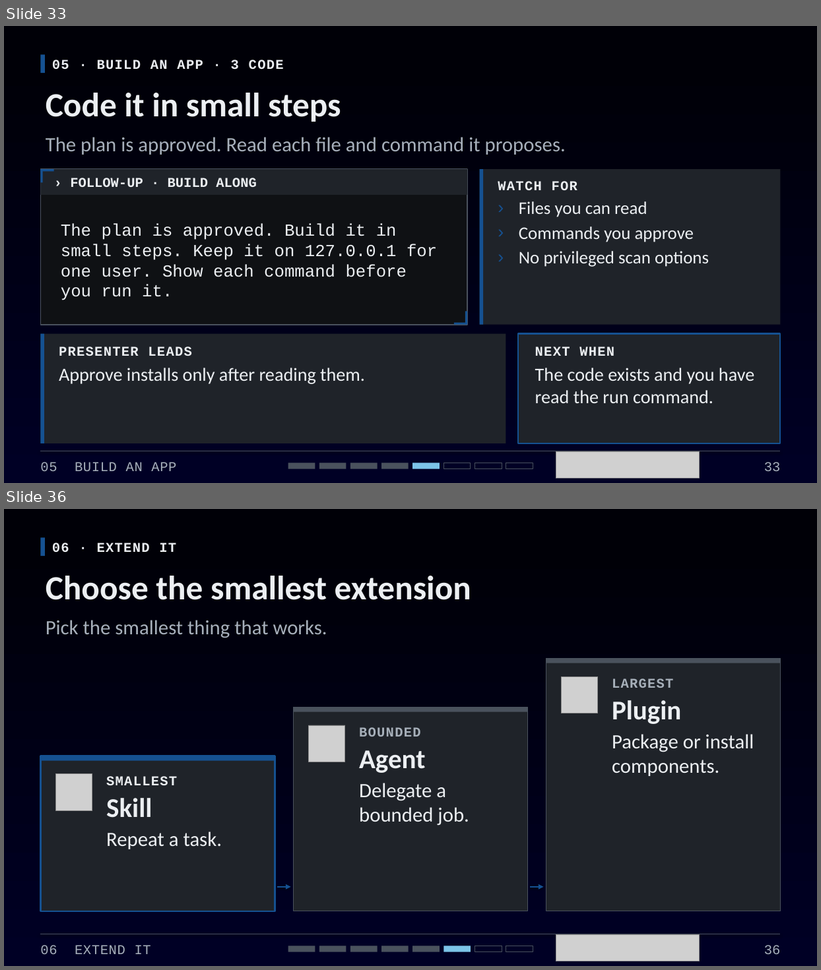
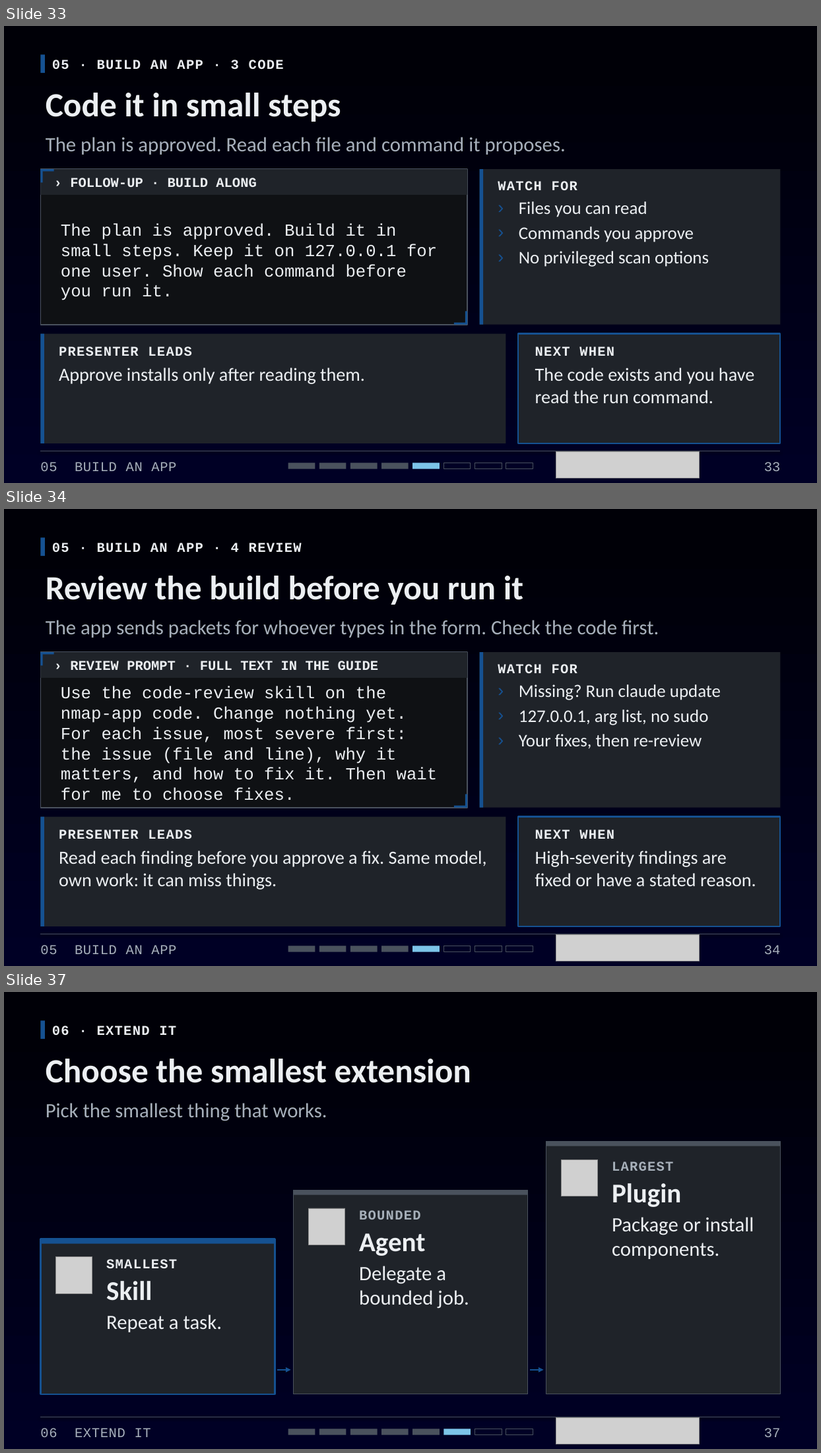
Before and after one commit to OCDEkr/Cite-Talk-2026, a slide deck: CITE-2026-AI-Cybersecurity-Workshop.pptx. Shown one above the other, each under a label of ours: slides 33 and 36 before the commit, slides 33, 34 and 37 after it; the slides between them are not shown. The pictures are 821x970 and 821x1453 pixels, drawn with LibreOffice and Linux fonts; fonts in the diff are those of the drawing; grey boxes stand for pictures. Boxes give left, top, right and bottom in pixels: in the first picture for what was removed or moved away, otherwise in the second. Text is boxed around its words. In the diff, an @@ line names an element or a change of style, - is before the commit and + after.

```diff
--- a/CITE-2026-AI-Cybersecurity-Workshop.pptx
+++ b/CITE-2026-AI-Cybersecurity-Workshop.pptx
@@ slide 34 added at [4,509,817,966], background gradient #000007 to #000025; not listed: 2 template elements that a slide beside it also shows @@
@@ text added at [52,543,302,553], 16 pt, text #ECEFF2, bold @@
+05 · BUILD AN APP · 4 REVIEW
@@ title added at [46,576,523,605], 40 pt, text #ECEFF2, bold @@
+Review the build before you run it
@@ text added at [46,620,659,638], 24 pt, text #A7B0BA @@
+The app sends packets for whoever types in the form. Check the code first.
@@ rectangle added at [40,652,467,808], fill #0F1114, outline #4A525D 1.25 pt @@
@@ rectangle added at [40,652,467,678], fill #1F2329 @@
@@ rectangle added at [40,652,54,655], fill #155191 @@
@@ rectangle added at [40,652,43,666], fill #155191 @@
@@ text added at [70,661,378,670], 16 pt, text #ECEFF2, bold @@
+› REVIEW PROMPT · FULL TEXT IN THE GUIDE
@@ rectangle added at [480,652,781,808], fill #1F2329 @@
@@ rectangle added at [480,652,483,808], fill #155191 @@
@@ text added at [498,664,721,749], 21 pt, text #ECEFF2 @@
+WATCH FOR
+› Missing? Run claude update
+› 127.0.0.1, arg list, no sudo
+› Your fixes, then re-review
@@ text added at [61,686,438,801], 20 pt, text #ECEFF2 @@
+Use the code-review skill on the nmap-app code. Change nothing yet. For each issue, most severe first: the issue (file and line), why it matters, and how to fix it. Then wait for me to choose fixes.
@@ rectangle added at [466,795,468,808], fill #155191 @@
@@ rectangle added at [40,817,506,927], fill #1F2329 @@
@@ rectangle added at [40,817,44,927], fill #155191 @@
@@ rectangle added at [454,806,467,809], fill #155191 @@
@@ rectangle added at [518,817,781,927], fill #1F2329, outline #155191 1.75 pt @@
@@ text added at [59,830,487,890], 22 pt, text #ECEFF2 @@
+PRESENTER LEADS
+Read each finding before you approve a fix. Same model, own work: it can miss things.
@@ text added at [535,830,756,887], 22 pt, text #ECEFF2 @@
+NEXT WHEN
+High-severity findings are fixed or have a stated reason.
@@ picture added at [556,935,700,962] @@
@@ text added at [40,945,176,955], 16 pt, text #A7B0BA @@
+05 BUILD AN APP
@@ rectangle added at [288,947,315,953], fill #4A525D @@
@@ rectangle added at [319,947,346,953], fill #4A525D @@
@@ rectangle added at [350,947,378,953], fill #4A525D @@
@@ rectangle added at [382,947,409,953], fill #4A525D @@
@@ rectangle added at [413,947,440,953], fill #7CC4E8 @@
@@ rectangle added at [444,947,471,953], outline #4A525D 0.75 pt @@
@@ rectangle added at [475,947,502,953], outline #4A525D 0.75 pt @@
@@ rectangle added at [506,947,533,953], outline #4A525D 0.75 pt @@
@@ page number added at [764,945,781,955], 16 pt, text #A7B0BA @@
+34
@@ what was slide 36 is now slide 37 @@
@@ page number at [764,1428,781,1438]: text changed @@
-36
+37
```
Also in this commit, not shown: 5 slides changed, 4 other files.
